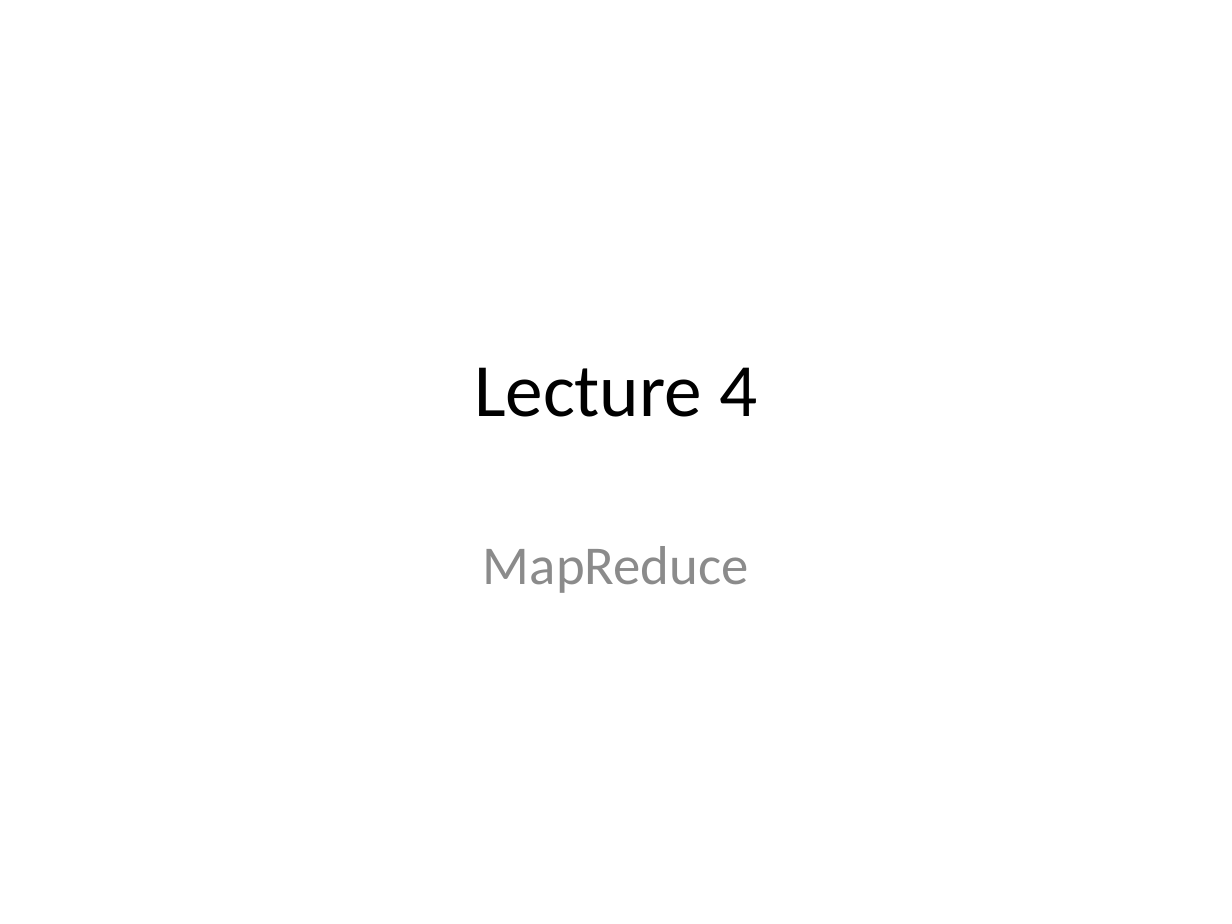
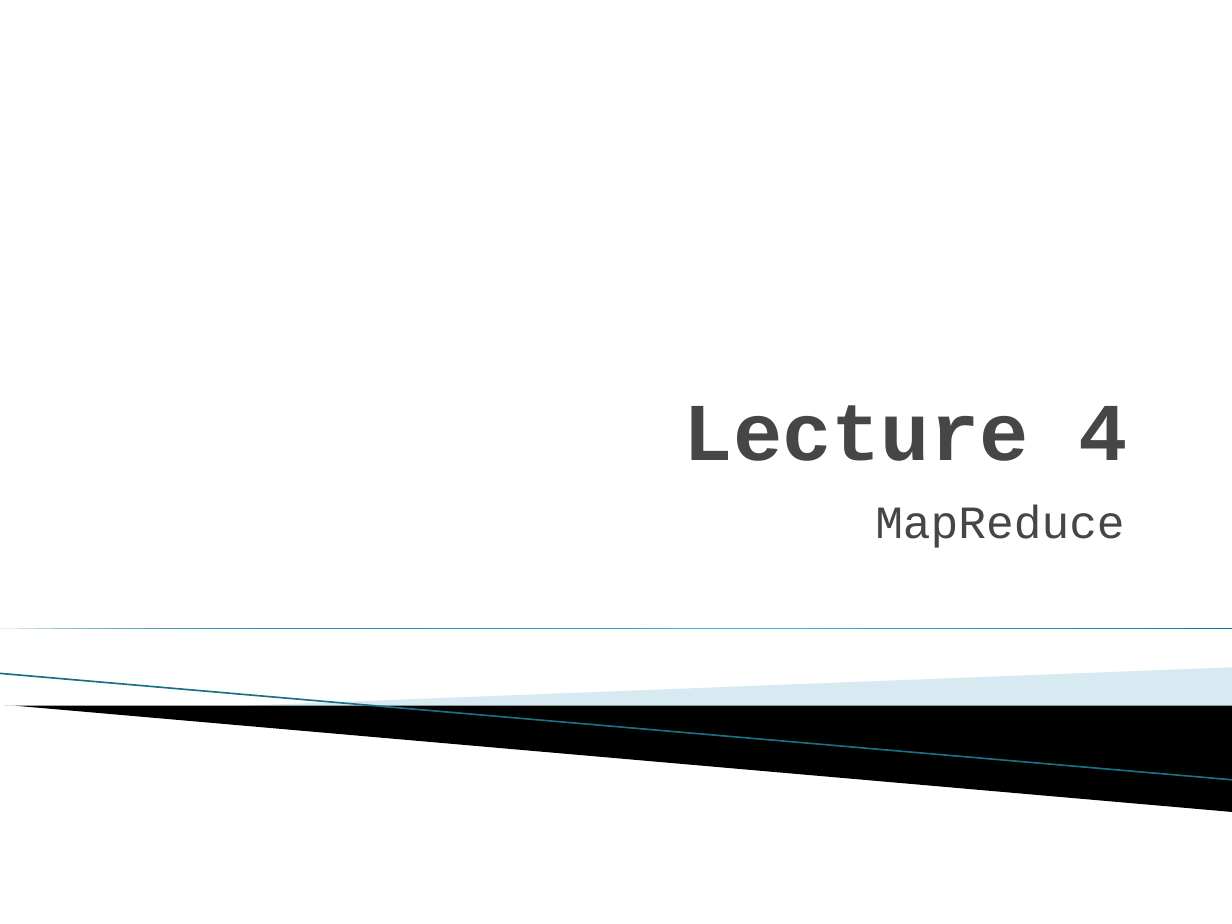
Before and after one commit to meenansha/UrbanPro, a slide deck: slide 1 of Big_Data_Training/Big_Data_Lecture_4.pptx. Drawn at 1232x924 pixels with LibreOffice and Linux fonts; fonts in the diff are those of the drawing; background and template pictures are left out. Boxes give left, top, right and bottom in pixels: in the first picture for what was removed or moved away, otherwise in the second. Text is boxed around its words. In the diff, an @@ line names an element or a change of style, - is before the commit and + after.

```diff
--- a/Big_Data_Training/Big_Data_Lecture_4.pptx
+++ b/Big_Data_Training/Big_Data_Lecture_4.pptx
@@ title "Lecture 4": place and size @@
-title "Lecture 4" at box(474, 367, 757, 417)
+title "Lecture 4" at box(684, 405, 1127, 461)
@@ title "Lecture 4" at box(684, 405, 1127, 461): size 44 to 48 pt, font Calibri to Courier New, text colour #000000 to #464646, bold on; alignment centre to right; vertical alignment middle to bottom @@
@@ subtitle "MapReduce": place and size @@
-subtitle "MapReduce" at box(483, 546, 749, 593)
+subtitle "MapReduce" at box(875, 505, 1124, 548)
@@ subtitle "MapReduce" at box(875, 505, 1124, 548): size 32 to 27 pt, font Calibri to Courier New, text colour #8C8C8C to #464646; alignment centre to right; less space between paragraphs @@
@@ right triangle added at box(0, 628, 1232, 628), fill gradient #007896 to #4CBBDF @@
@@ line added from (0, 674) to (1232, 780), #97C5D8 0.95 pt @@
@@ freeform shape added at box(228, 668, 1232, 733), fill #A0CBDC at 40% opacity @@
@@ freeform shape added at box(5, 706, 1232, 812), fill #000000 @@
```
Also in this commit, not shown: 3 other slides changed, 22 slides added, 3 slides removed, 8 other files.
